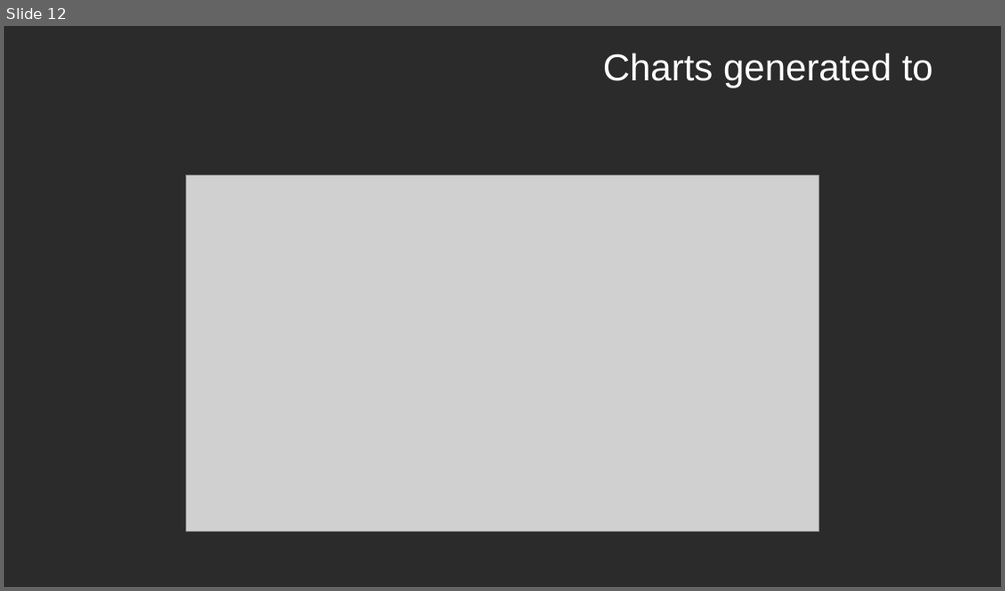
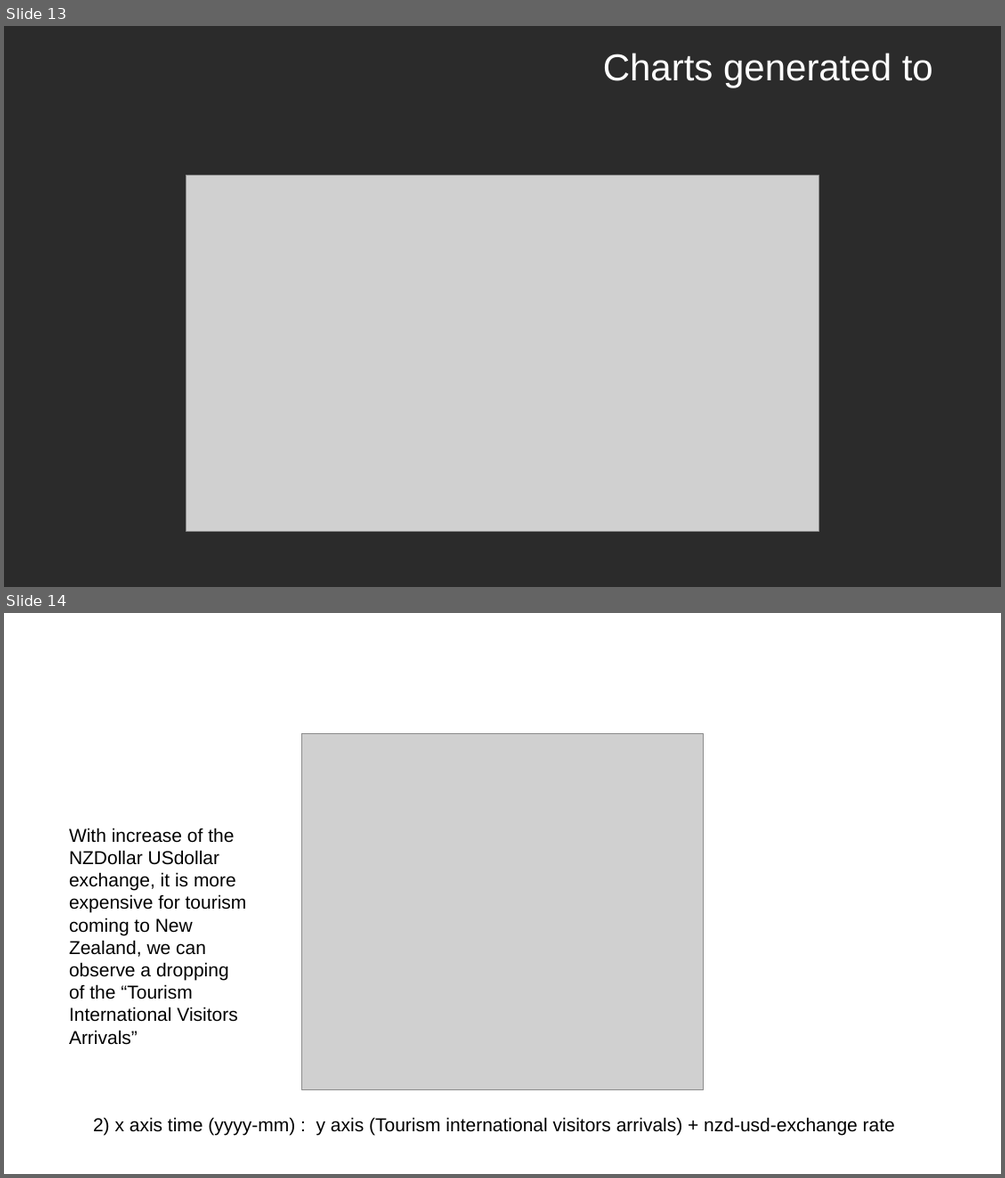
Before and after one commit to ansrali/data422-group-project, a slide deck: Group Project Presentation.pptx. Shown one above the other, each under a label of ours: slide 12 before the commit, slides 13 and 14 after it. The pictures are 1005x591 and 1005x1178 pixels, drawn with LibreOffice and Linux fonts; fonts in the diff are those of the drawing; grey boxes stand for pictures; background and template pictures are left out; a plain dark background stands for a picture behind light text. Boxes give left, top, right and bottom in pixels: in the first picture for what was removed or moved away, otherwise in the second. Text is boxed around its words. In the diff, an @@ line names an element or a change of style, - is before the commit and + after.

```diff
--- a/Group Project Presentation.pptx
+++ b/Group Project Presentation.pptx
@@ slide 14 added at [4, 613, 1001, 1174], background picture (left out) @@
@@ title added at [54, 629, 952, 676], 36 pt, text #FFFFFF @@
+Charts
@@ picture added at [301, 733, 703, 1090] @@
@@ text added at [69, 827, 247, 1045], 18 pt, text #000000 @@
+With increase of the NZDollar USdollar exchange, it is more expensive for tourism coming to New Zealand, we can observe a dropping of the “Tourism International Visitors Arrivals”
@@ text added at [93, 1117, 895, 1135], 18 pt, text #000000 @@
+2) x axis time (yyyy-mm) : y axis (Tourism international visitors arrivals) + nzd-usd-exchange rate
@@ what was slide 12 is now slide 13 @@
```
Also in this commit, not shown: 6 slides changed, 3 other slides added, 3 slides removed.
